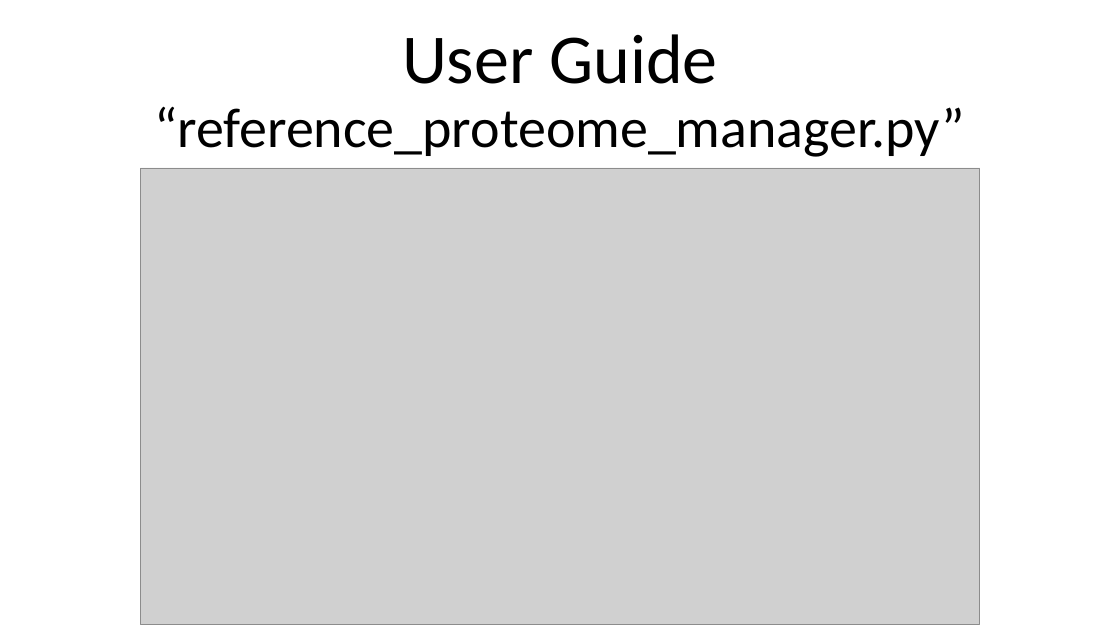
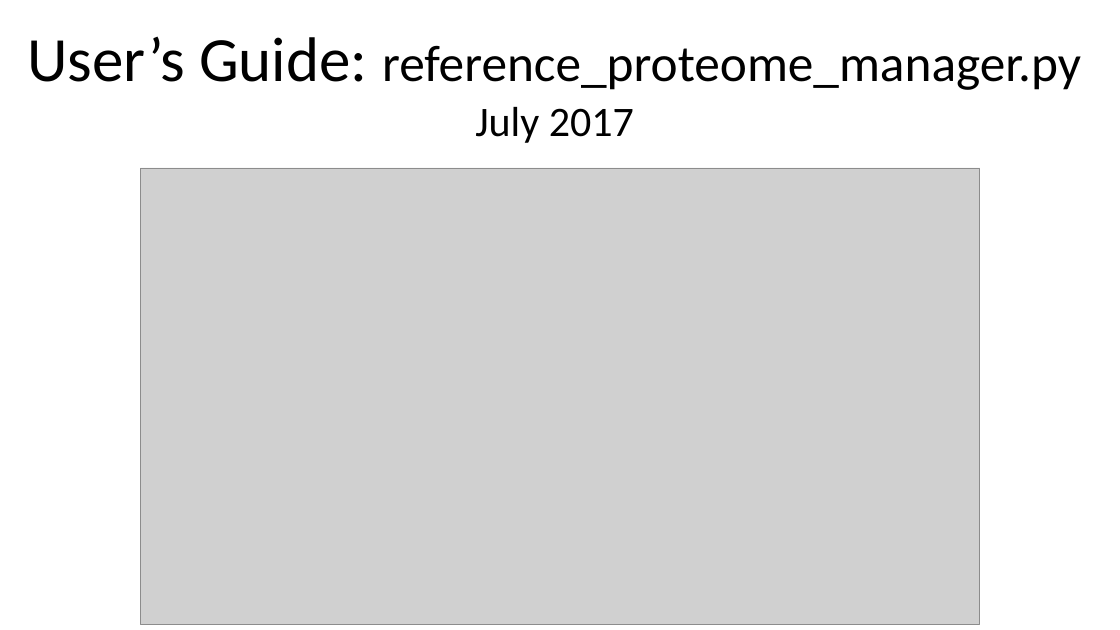
Before and after one commit to lily-liang12/Reference_Proteome_Manager, a slide deck: slide 1 of User Guide.pptx. Drawn at 1120x630 pixels with LibreOffice and Linux fonts; fonts in the diff are those of the drawing; grey boxes stand for pictures. Boxes give left, top, right and bottom in pixels: in the first picture for what was removed or moved away, otherwise in the second. Text is boxed around its words. In the diff, an @@ line names an element or a change of style, - is before the commit and + after.

```diff
--- a/User Guide.pptx
+++ b/User Guide.pptx
@@ text at [27, 36, 1081, 143]: text changed; size 48 to 44 pt @@
-User Guide
-“reference_proteome_manager.py”
+User’s Guide: reference_proteome_manager.py
+July 2017
```
Also in this commit, not shown: 7 other slides changed, 5 slides added, 2 other files.
